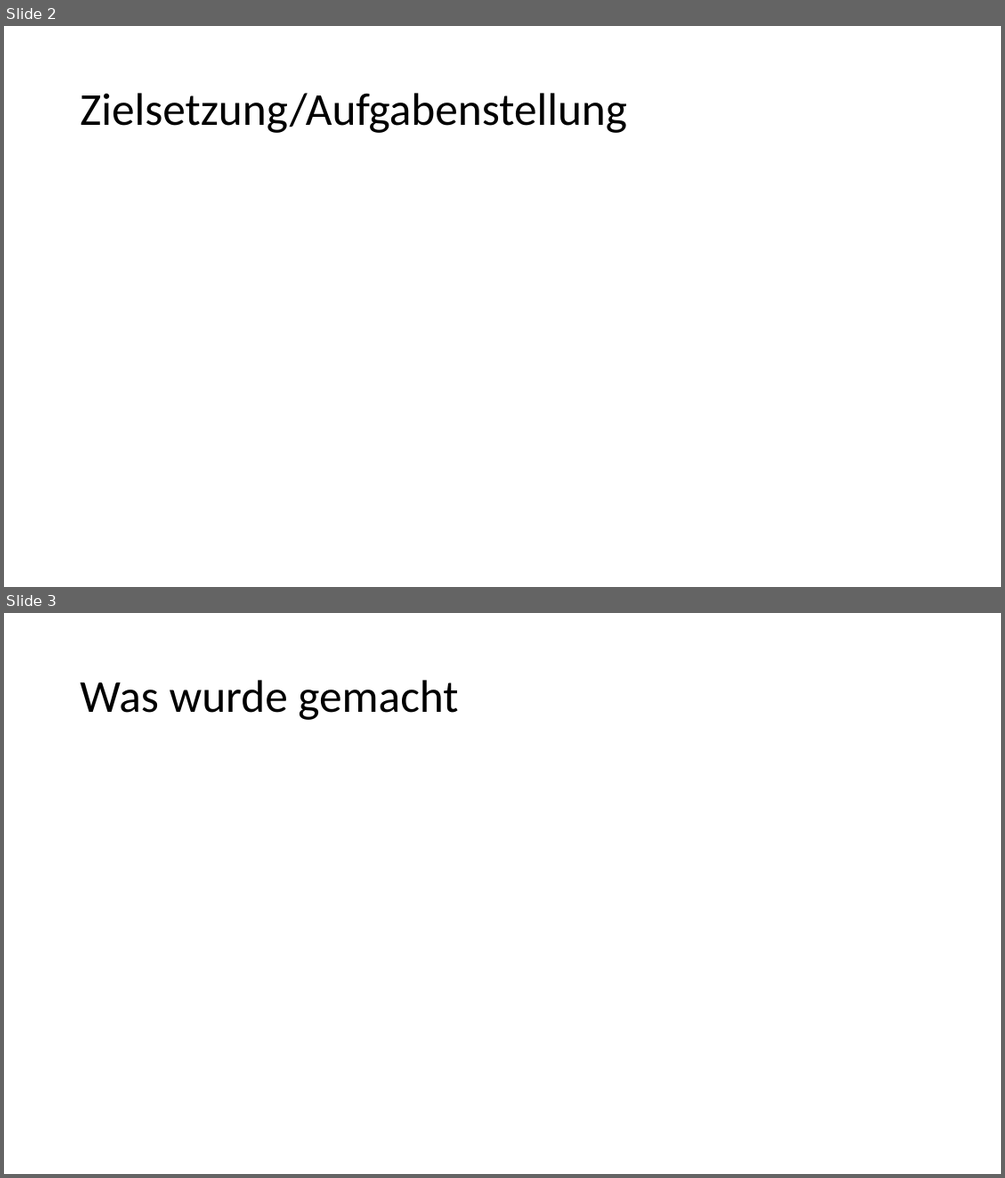
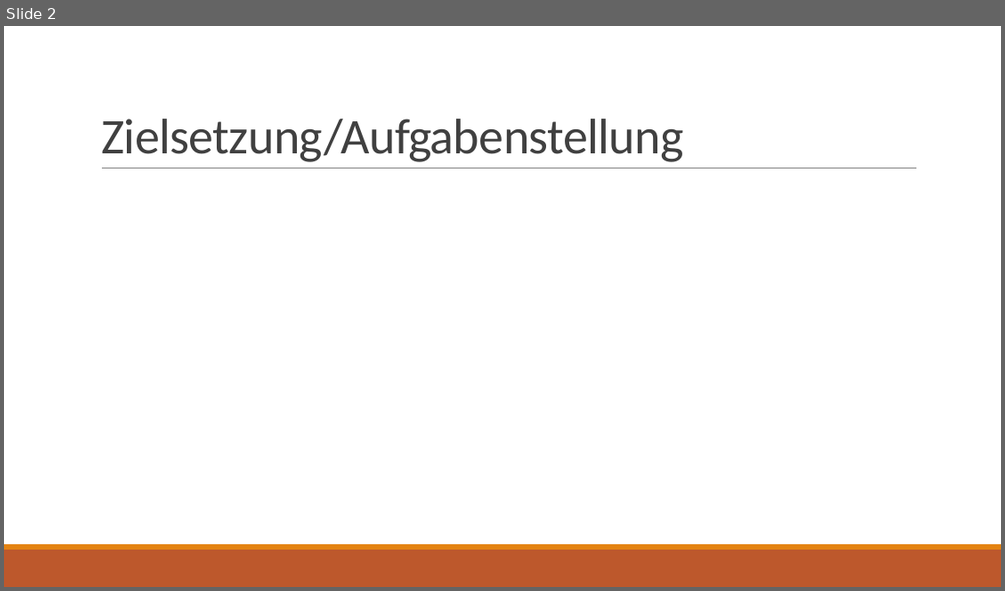
Before and after one commit to fjanssen/Car2X, a slide deck: doc/MidTerm.pptx. Shown one above the other, each under a label of ours: slides 2 and 3 before the commit, slide 2 after it. The pictures are 1005x1178 and 1005x591 pixels, drawn with LibreOffice and Linux fonts; fonts in the diff are those of the drawing. Boxes give left, top, right and bottom in pixels: in the first picture for what was removed or moved away, otherwise in the second. Text is boxed around its words. In the diff, an @@ line names an element or a change of style, - is before the commit and + after.

```diff
--- a/doc/MidTerm.pptx
+++ b/doc/MidTerm.pptx
@@ slide 3 removed at [4, 613, 1001, 1174], background #FFFFFF @@
@@ title removed at [80, 680, 458, 720] @@
-Was wurde gemacht
@@ slide 2 changed as well @@
@@ title "Zielsetzung/Aufgabenstellung": place and size @@
-title "Zielsetzung/Aufgabenstellung" at [80, 93, 627, 133]
+title "Zielsetzung/Aufgabenstellung" at [101, 119, 684, 162]
@@ title "Zielsetzung/Aufgabenstellung" at [101, 119, 684, 162]: size 44 to 48 pt, text colour #000000 to #404040, letter spacing 0 to -0.5 pt; line spacing 0.9 to 0.85; vertical alignment middle to bottom @@
@@ line added from (102, 168) to (917, 168), #808080 0.5 pt @@
@@ rectangle added at [4, 549, 1001, 587], fill #BD582C @@
@@ rectangle added at [4, 544, 1001, 549], fill #E48312 @@
```
Also in this commit, not shown: 6 other slides changed, 4 slides added, 3 other slides removed.
